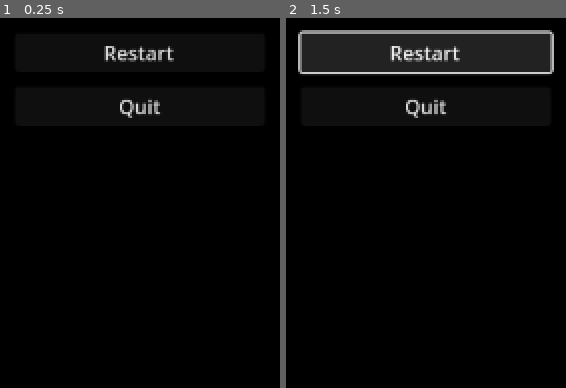
Above: before the commit, frames 1-2 (left to right).
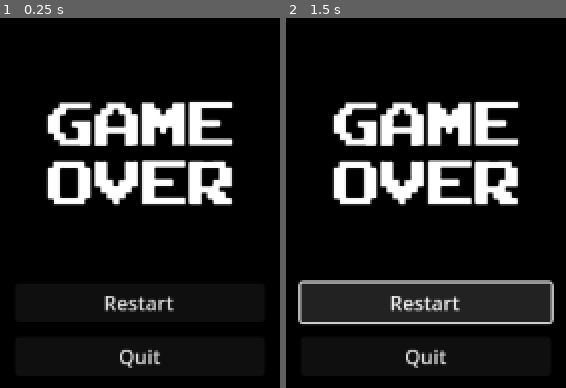
Above: after the commit, the same moments.

Repository: 1M0RR1V3L/A_Caveira_Dourada
Game: Godot game, scene res://screens/game_over.tscn
Two runs of this game, one before a commit and one after it. Both use one fixed random seed, a clock stepped at 60 frames per second and the inputs below. This scene is started directly instead of the project's main scene.
Inputs:
- Up to frame 1 (0.25 s): no input
- Up to frame 2 (1.5 s): click "Restart" at 0.5 s; click "Restart" at 1.25 s

The runs differ from the first frame. In frame 1, 13% of the frame differs, in the area x 16-84%, y 7-95%; in frame 2, 33%, in the area x 4-96%, y 3-95%.

Commit message:
Add files via upload

Diff:
--- a/screens/game_over.tscn
+++ b/screens/game_over.tscn
@@ -1,7 +1,6 @@
-[gd_scene load_steps=4 format=3 uid="uid://dqsadsh66rlf5"]
+[gd_scene load_steps=3 format=3 uid="uid://dqsadsh66rlf5"]
 
-[ext_resource type="Script" path="res://game_over.gd" id="1_acd58"]
-[ext_resource type="Texture2D" uid="uid://csiq0sek00s16" path="res://gameover-imagem.png" id="1_s856v"]
+[ext_resource type="Texture2D" uid="uid://bfqis087rkup7" path="res://img/gameover-imagem.png" id="1_s856v"]
 
 [sub_resource type="StyleBoxEmpty" id="StyleBoxEmpty_7x0fr"]
 
@@ -12,7 +11,6 @@
 anchor_bottom = 1.0
 grow_horizontal = 2
 grow_vertical = 2
-script = ExtResource("1_acd58")
 
 [node name="ColorRect" type="ColorRect" parent="."]
 layout_mode = 1
--- a/screens/menu.tscn
+++ b/screens/menu.tscn
@@ -1,7 +1,7 @@
 [gd_scene load_steps=4 format=3 uid="uid://cisx7qgknpnjb"]
 
 [ext_resource type="Script" path="res://screens/menu.gd" id="1_8rrcn"]
-[ext_resource type="Texture2D" uid="uid://c3ej26wn5gwtm" path="res://assets/img/test_fundo.jpeg" id="2_8gbo1"]
+[ext_resource type="Texture2D" uid="uid://c3ej26wn5gwtm" path="res://img/test_fundo.jpeg" id="2_8gbo1"]
 
 [sub_resource type="Theme" id="Theme_mnli0"]
 
